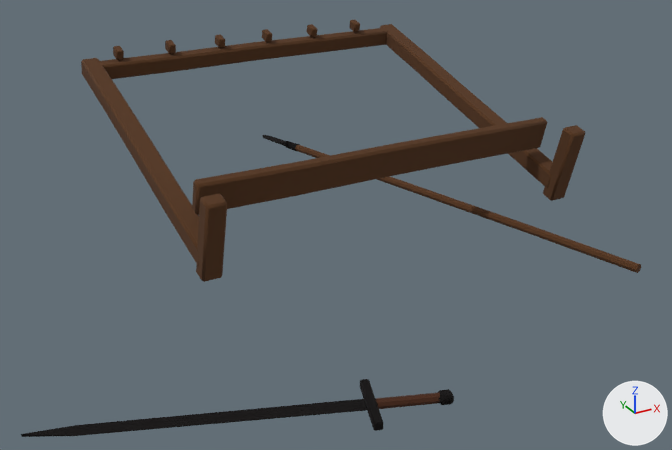
One commit to the glTF model godot/assets/props/modelle/waffenstaender_kaputt.glb: the scene before it, then after it.
The view is the same before and after, from a camera (50 mm lens) standing at (-1.62, -2.35, 1.39) and looking at (-0.2, 0.23, 0.1). The axes (+X, +Y, +Z) are drawn at lower right. The lights are the same throughout. The older version comes first. Vertices at exactly the same position are counted once.

Script lines for the objects in view, before the commit:
```python
me_waffenstaender_kaputt = bpy.data.meshes.new('waffenstaender_kaputt')
me_waffenstaender_kaputt.from_pydata(...)  # 525 vertices, 974 faces; spans x -1.39..0.74, y -0.73..1.48, z 0.0..0.54
# faces by material slot: [796, 28, 150]
me_waffenstaender_kaputt.materials.append(mat_holz)  # brown #533216
me_waffenstaender_kaputt.materials.append(mat_leder)  # brown #462410
me_waffenstaender_kaputt.materials.append(mat_eisen)  # black #1b1818
ob_waffenstaender_kaputt = bpy.data.objects.new('waffenstaender_kaputt', me_waffenstaender_kaputt)
ob_waffenstaender_kaputt.location = (0.0, 0.0, 0.0)
```
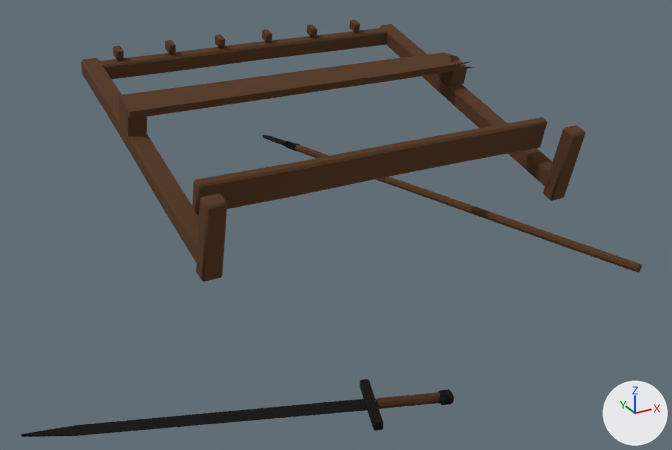
The change, as a diff of the scene's bpy script:
```diff
--- a/godot/assets/props/modelle/waffenstaender_kaputt.glb.py
+++ b/godot/assets/props/modelle/waffenstaender_kaputt.glb.py
@@ me_waffenstaender_kaputt @@
 # used by ob_waffenstaender_kaputt; location = (0.0, 0.0, 0.0)
-me_waffenstaender_kaputt.from_pydata(...)  # 525 vertices, 974 faces; spans x -1.39..0.74, y -0.73..1.48, z 0.0..0.54
+me_waffenstaender_kaputt.from_pydata(...)  # 607 vertices, 1126 faces; spans x -1.39..0.77, y -0.73..1.48, z 0.0..0.54
+# me_waffenstaender_kaputt part 1: a new loose piece of 66 vertices spanning x -0.73..0.77, y 0.76..0.89, z 0.41..0.47, in mat_holz (brown #533216)
+# me_waffenstaender_kaputt part 2
+# 8 vertices are removed from x -0.57..0.62, y -0.71..1.27, z 0.0..0.02
+# 55 faces are deleted
+# 4 vertices move within x -0.41..0.59, y -0.71..0.85, z 0.01
+# 16 vertices are added at x -0.74..0.66, y -0.71..1.27, z 0.0..0.45
+# 8 new vertices lie (0.08, 0.0, 0.0) away from vertices in x -0.74..0.66, y 0.78..0.9, z 0.34..0.45
+# 53 new faces join them, mat_holz (brown #533216)
+# 16 new faces join them, mat_leder (brown #462410)
+# 10 new faces join them, mat_eisen (black #1b1818)
 me_waffenstaender_kaputt.materials.append(mat_holz)
```

What differs and where, as boxes [x1, y1, x2, y2] in the pictures (672 x 450 px; the box of a moved part takes in the faces that stretch with it):
'waffenstaender_kaputt', reshaped: before [21, 20, 641, 437]; after [21, 20, 642, 437]
part 1 of me_waffenstaender_kaputt, added (brown): after [119, 52, 474, 119]
part 2 of me_waffenstaender_kaputt, moved or reshaped: before [295, 146, 641, 409]; after [119, 60, 642, 409]
